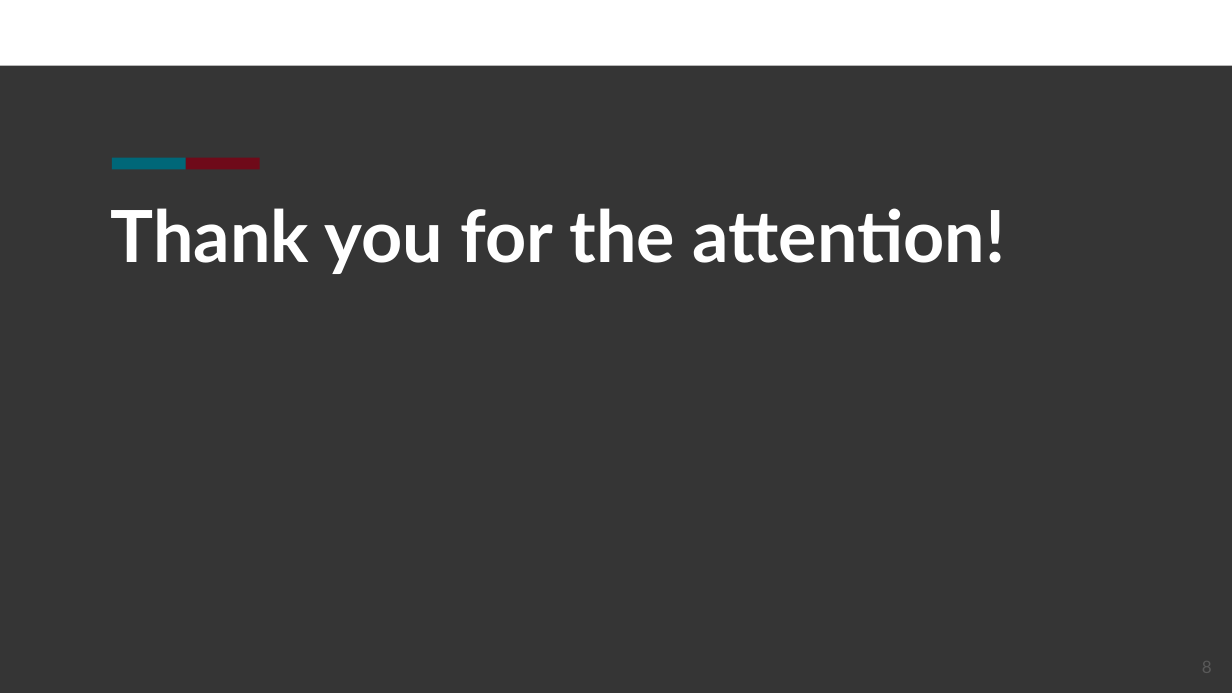
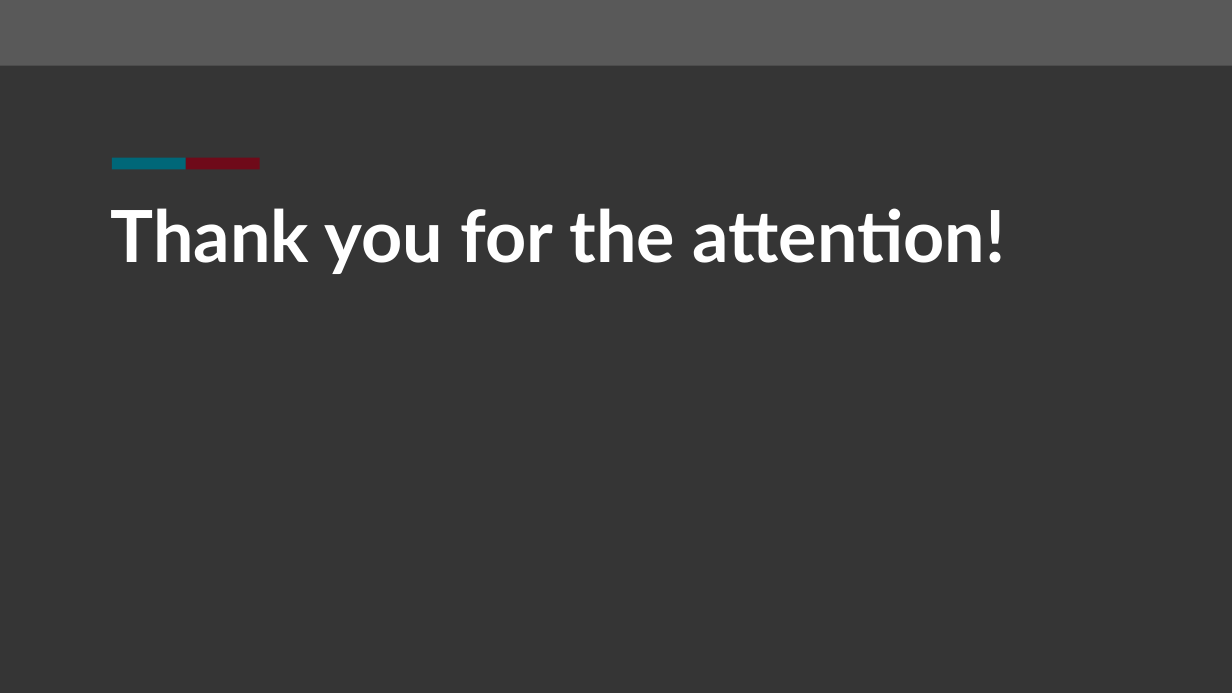
Before and after one commit to pietro-nardelli/sapienza-ppt-template, a slide deck: slide 8 of dark/sapienza-ppt-template_dark.pptx. Drawn at 1232x693 pixels with LibreOffice and Linux fonts; fonts in the diff are those of the drawing; background and template pictures are left out. Boxes give left, top, right and bottom in pixels: in the first picture for what was removed or moved away, otherwise in the second. Text is boxed around its words. In the diff, an @@ line names an element or a change of style, - is before the commit and + after.

```diff
--- a/dark/sapienza-ppt-template_dark.pptx
+++ b/dark/sapienza-ppt-template_dark.pptx
@@ rectangle at (0,0,1232,65): fill #FFFFFF to #595959 @@
@@ page number removed at (1202,656,1212,677) @@
-8
```
Also in this commit, not shown: 6 other slides changed, 5 other files.
